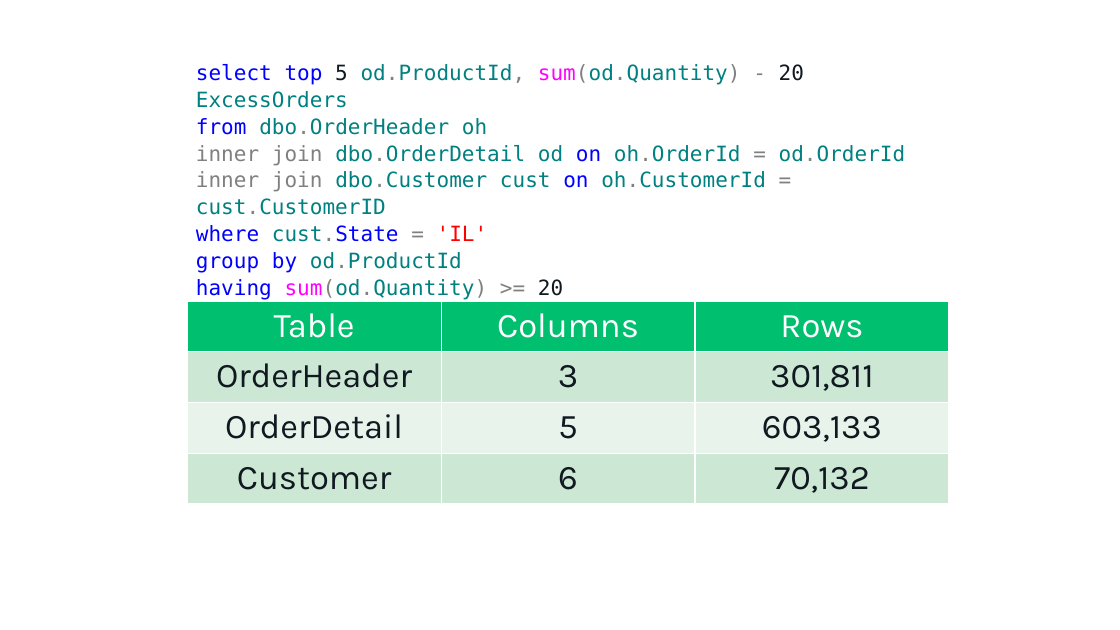
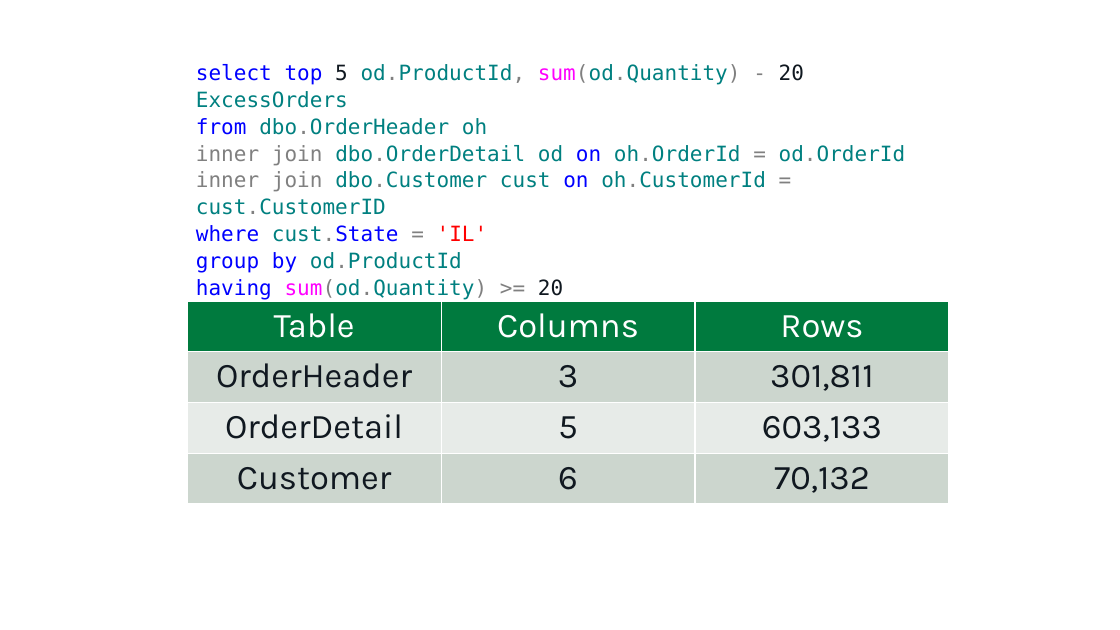
Before and after one commit to tf3604/OptimizerPresentation, a slide deck: slide 9 of Optimizer.pptx (slide 8 before the commit). Drawn at 1120x630 pixels with LibreOffice and Linux fonts; fonts in the diff are those of the drawing; background and template pictures are left out. Boxes give left, top, right and bottom in pixels: in the first picture for what was removed or moved away, otherwise in the second. Text is boxed around its words. In the diff, an @@ line names an element or a change of style, - is before the commit and + after.

```diff
--- a/Optimizer.pptx
+++ b/Optimizer.pptx
@@ table at [188, 301, 950, 504] @@
@@ fill #00BF6F to #007A3E in row 1 @@
@@ fill #CCE8D5 to #CCD7CE in 6 cells @@
@@ fill #E7F4EB to #E7ECE8 in row 3 @@
```
Also in this commit, not shown: 51 other slides changed, 1 slide added.
